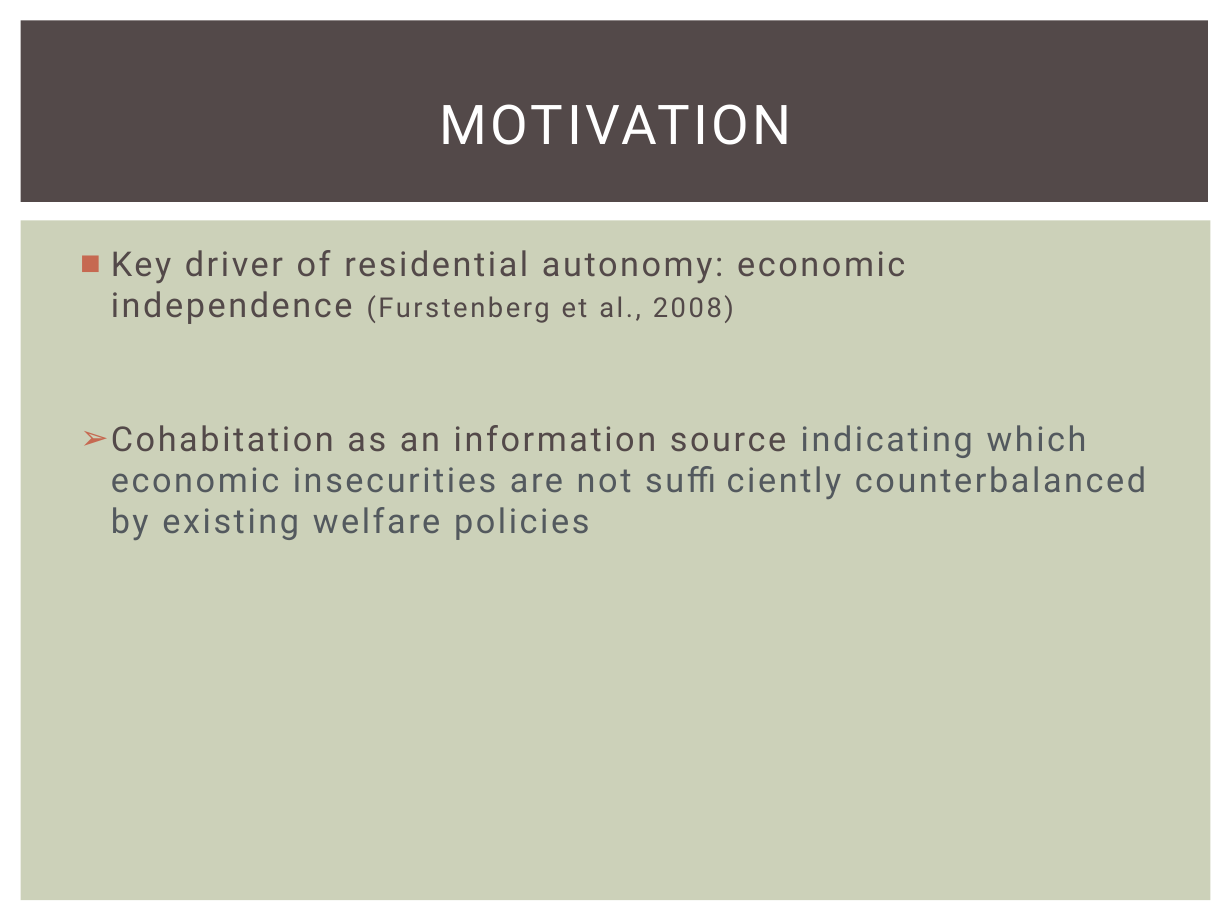
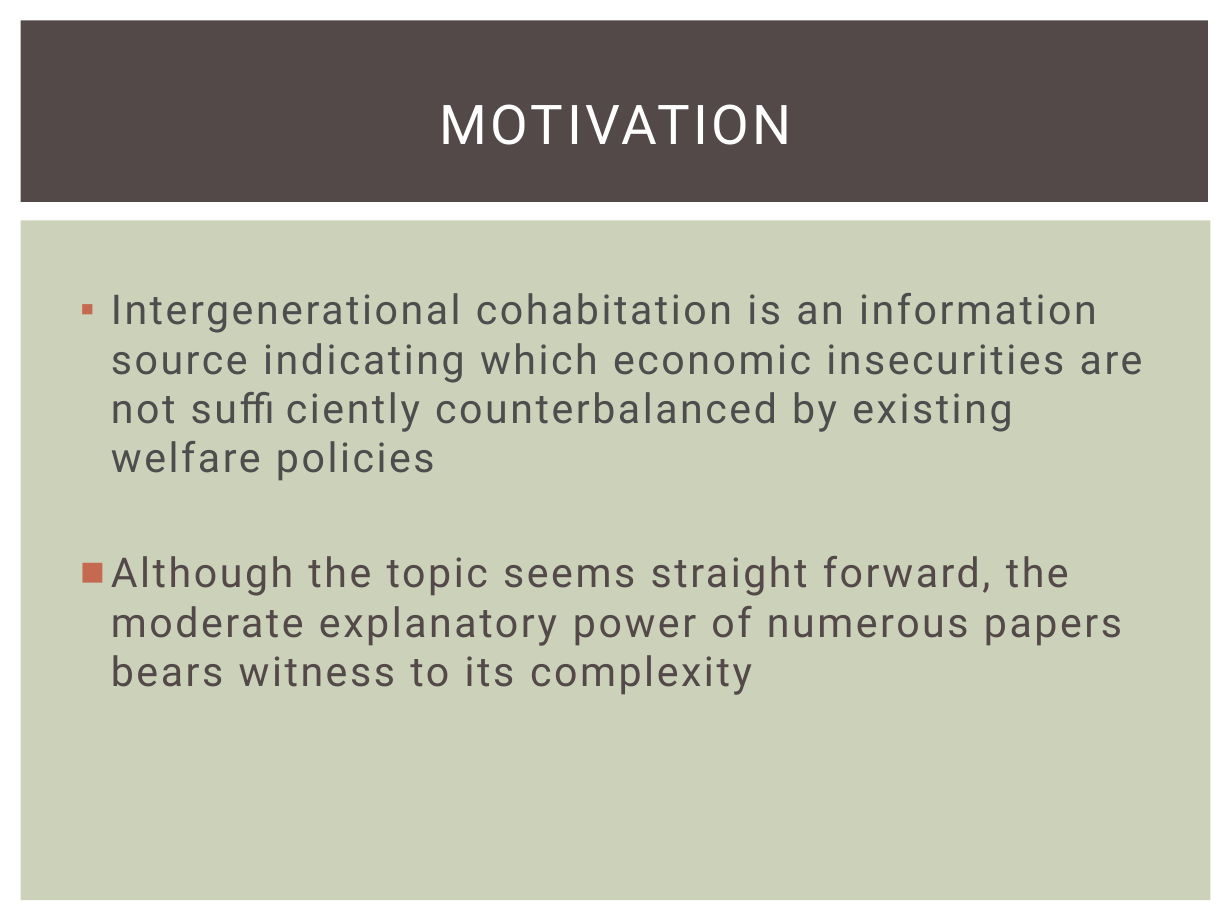
Before and after one commit to Drs-Jusy-Fischges/Solidaritaet, a slide deck: slide 2 of Poster & Präsis/Coll_Tubi.pptx. Drawn at 1232x924 pixels with LibreOffice and Linux fonts; fonts in the diff are those of the drawing. Boxes give left, top, right and bottom in pixels: in the first picture for what was removed or moved away, otherwise in the second. Text is boxed around its words. In the diff, an @@ line names an element or a change of style, - is before the commit and + after.

```diff
--- a/Poster & Präsis/Coll_Tubi.pptx
+++ b/Poster & Präsis/Coll_Tubi.pptx
@@ text at bbox=[111, 293, 1143, 695]: text changed; size 20 to 24 pt; text colour #534949 to #4D4D4D @@
-■ Key driver of residential autonomy: economic independence (Furstenberg et al., 2008)
-➢ Cohabitation as an information source indicating which economic insecurities are not sufficiently counterbalanced by existing welfare policies
+▪ Intergenerational cohabitation is an information source indicating which economic insecurities are not sufficiently counterbalanced by existing welfare policies
+■ Although the topic seems straight forward, the moderate explanatory power of numerous papers bears witness to its complexity
```
Also in this commit, not shown: 6 other slides changed, 1 slide added, 1 slide removed.
